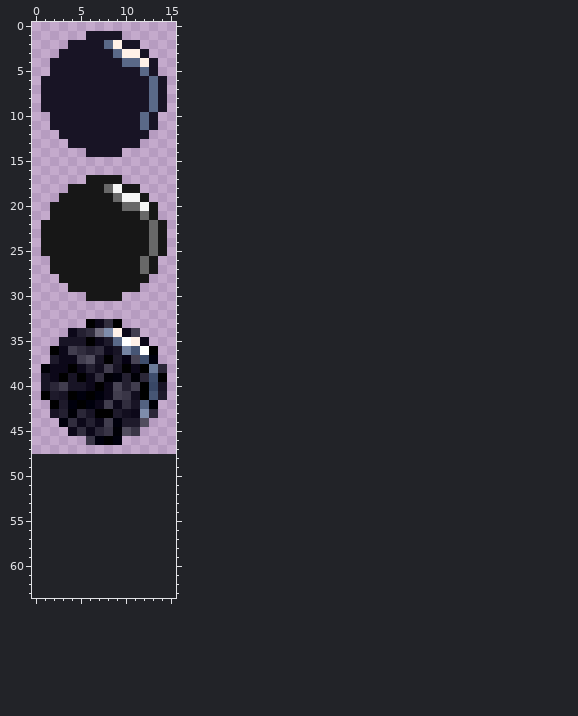
Edited in one commit: pixel-art sprite (assets/mine.png). The picture above is the old version.
The file is 16x48 pixels. Colours within 5 levels of each other are drawn and written as one. The old version is drawn lined up with the new one, on the new canvas.
After:
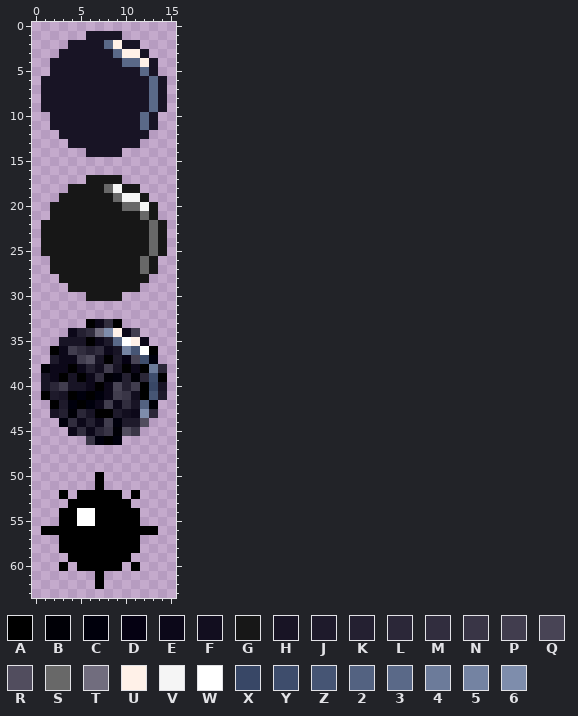
Palette (. is transparent): A #000000  B #000006  C #00000c  D #050112  E #0c0819  F #120e1f  G #171717  H #181425  J #1e1a2b  K #242031  L #2b2738  M #312d3e  N #393546  P #413d4e  Q #484455  R #514d5e  S #686868  T #716d7e  U #fff1e8  V #f5f5f5  W #ffffff  X #384766  Y #3e4d6c  Z #465574  2 #536281  3 #5a6988  4 #6c7b9a  5 #7483a2  6 #7e8dac
Edits made:
canvas 16x48 -> 16x64
There is now colour A in rows 50 to 51 at x 7; in row 52 at x 3, 5 to 9 and 11; in row 53 at x 4 to 10; in rows 54 to 55 at x 3 to 4 and 7 to 11; in row 56 at x 1 to 13; in rows 57 to 58 at x 3 to 11.
There is now colour A in row 59 at x 4 to 10; in row 60 at x 3, 5 to 9 and 11; in rows 61 to 62 at x 7.
There is now colour W in rows 54 to 55 at x 5 to 6.
Pixel boxes of the changes (left, top, right, bottom) in both pictures:
added: (41, 472, 158, 589)
